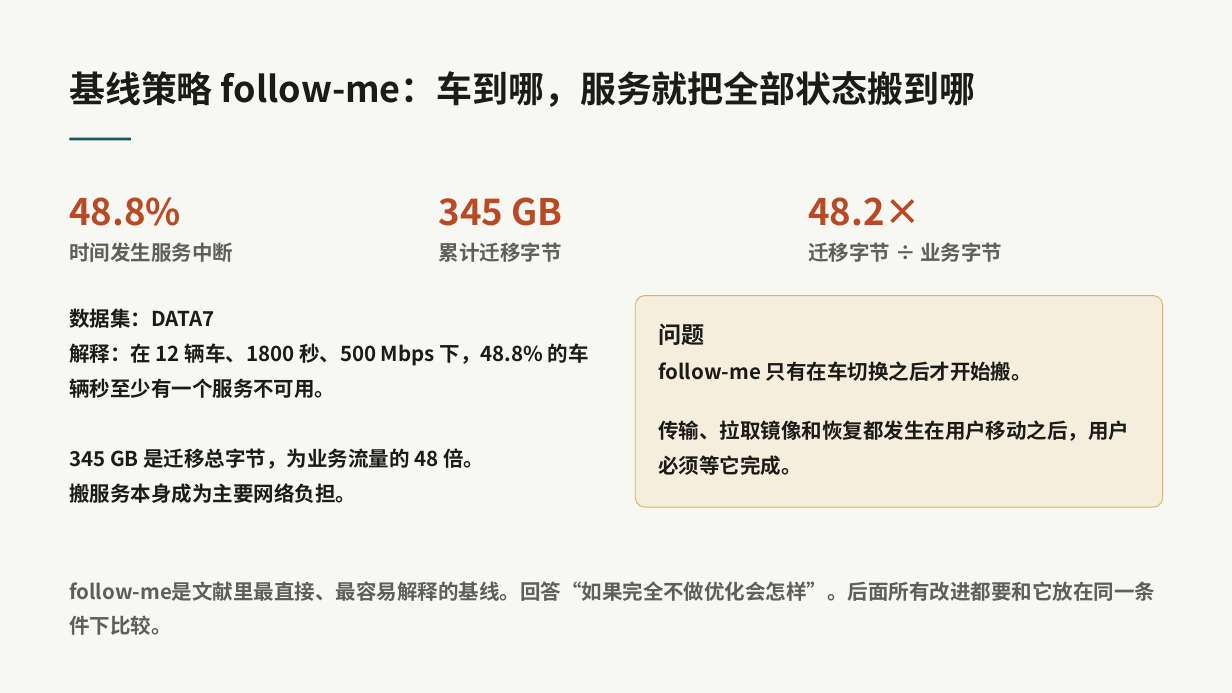
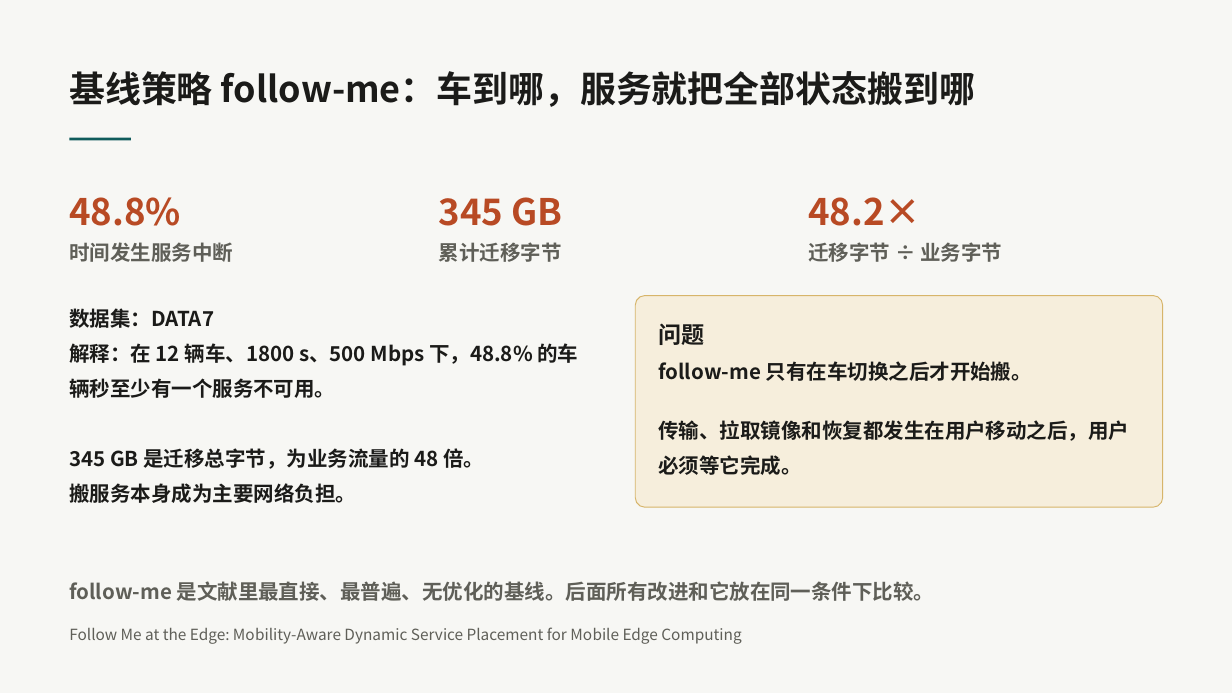
Before and after one commit to KaguraNia/MyEdgeSimPy, a slide deck: slide 14 of output/presentation/移动服务状态迁移.pptx. Drawn at 1232x693 pixels with LibreOffice and Linux fonts; fonts in the diff are those of the drawing. Boxes give left, top, right and bottom in pixels: in the first picture for what was removed or moved away, otherwise in the second. Text is boxed around its words. In the diff, an @@ line names an element or a change of style, - is before the commit and + after.

```diff
--- a/output/presentation/移动服务状态迁移.pptx
+++ b/output/presentation/移动服务状态迁移.pptx
@@ text at [69,343,578,398]: text changed @@
-解释：在 12 辆车、1800 秒、500 Mbps 下，48.8% 的车辆秒至少有一个服务不可用。
+解释：在 12 辆车、1800 s、500 Mbps 下，48.8% 的车辆秒至少有一个服务不可用。
@@ text at [69,581,935,601]: text changed @@
-follow-me是文献里最直接、最容易解释的基线。回答“如果完全不做优化会怎样”。后面所有改进都要和它放在同一条件下比较。
+follow-me 是文献里最直接、最普遍、无优化的基线。后面所有改进和它放在同一条件下比较。
@@ text added at [69,627,741,644], 12 pt, text #5F5F58 @@
+Follow Me at the Edge: Mobility-Aware Dynamic Service Placement for Mobile Edge Computing
```
Also in this commit, not shown: 15 other slides changed, 2 slides added, 2 slides removed, 23 other files.
